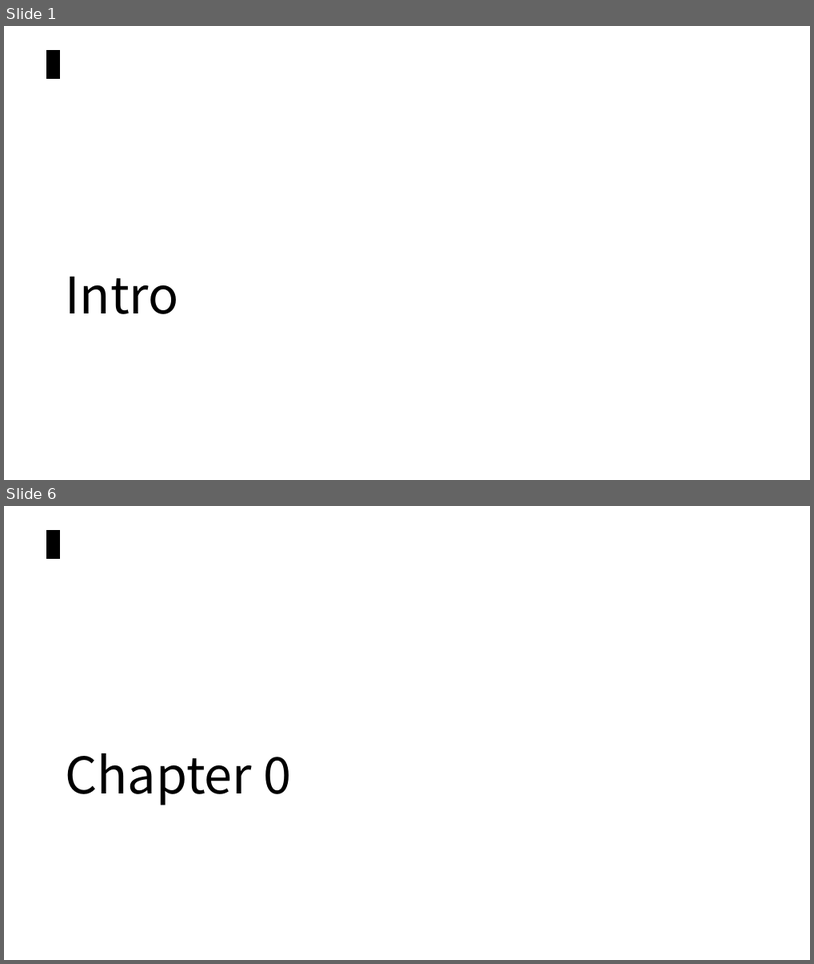
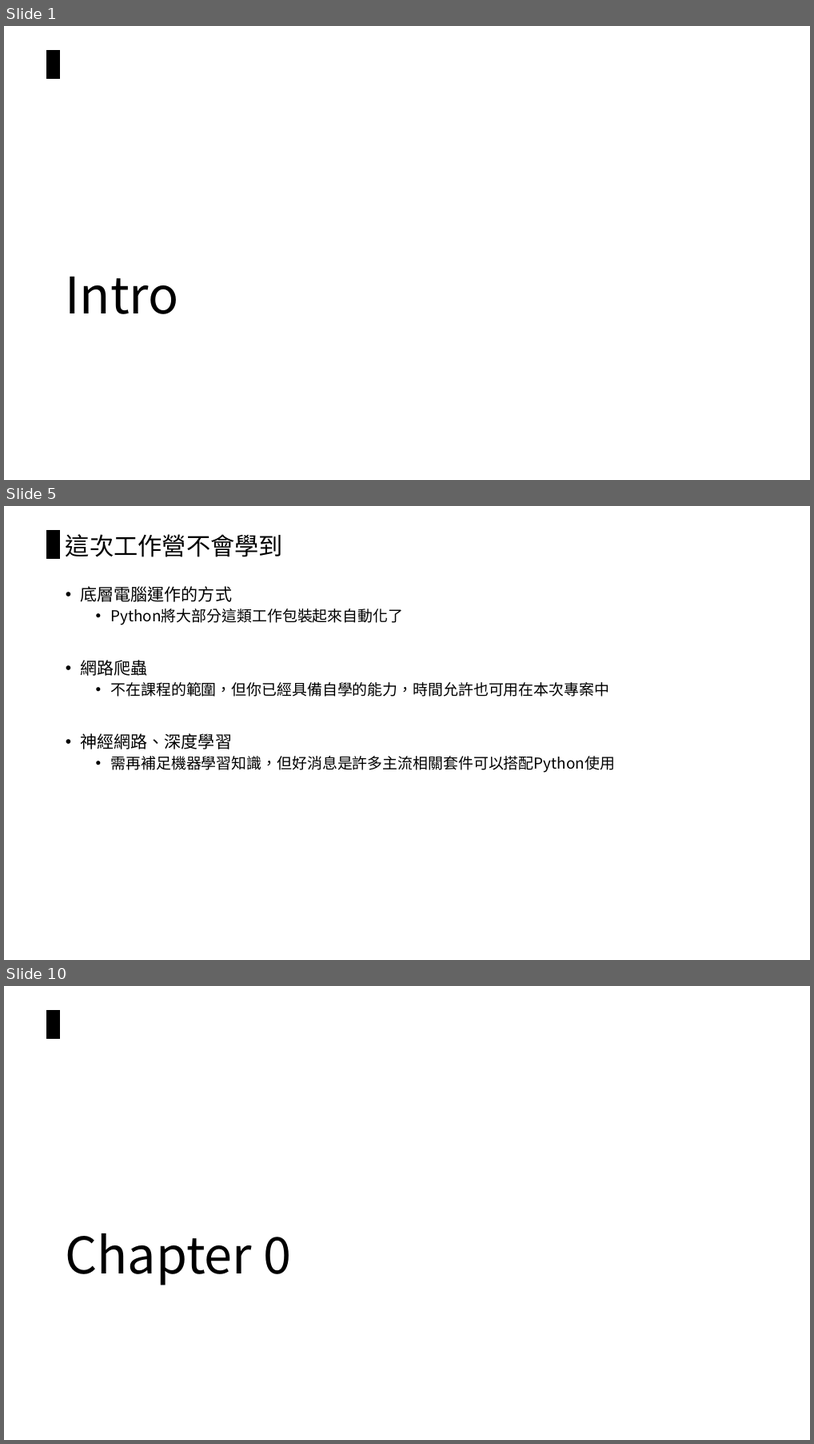
Before and after one commit to chiachin-yen/NCKU_workshop_2018, a slide deck: 2018_Eink工作營.pptx. Shown one above the other, each under a label of ours: slides 1 and 6 before the commit, slides 1, 5 and 10 after it; the slides between them are not shown. The pictures are 814x964 and 814x1444 pixels, drawn with LibreOffice and Linux fonts; fonts in the diff are those of the drawing. Boxes give left, top, right and bottom in pixels: in the first picture for what was removed or moved away, otherwise in the second. Text is boxed around its words. In the diff, an @@ line names an element or a change of style, - is before the commit and + after.

```diff
--- a/2018_Eink工作營.pptx
+++ b/2018_Eink工作營.pptx
@@ slide 5 added at (x1=4, y1=506, x2=810, y2=960), background #FFFFFF; not listed: 1 template element that a slide beside it also shows @@
@@ title added at (x1=66, y1=534, x2=283, y2=557), 28.8 pt, text #000000 @@
+這次工作營不會學到
@@ text added at (x1=81, y1=586, x2=615, y2=772), 18 pt, text #000000 @@
+• 底層電腦運作的方式
+  • Python將大部分這類工作包裝起來自動化了
+• 網路爬蟲
+  • 不在課程的範圍，但你已經具備自學的能力，時間允許也可用在本次專案中
+• 神經網路、深度學習
+  • 需再補足機器學習知識，但好消息是許多主流相關套件可以搭配Python使用
@@ what was slide 6 is now slide 10 @@
```
Also in this commit, not shown: 3 slides changed, 5 other slides added, 1 slide removed.
